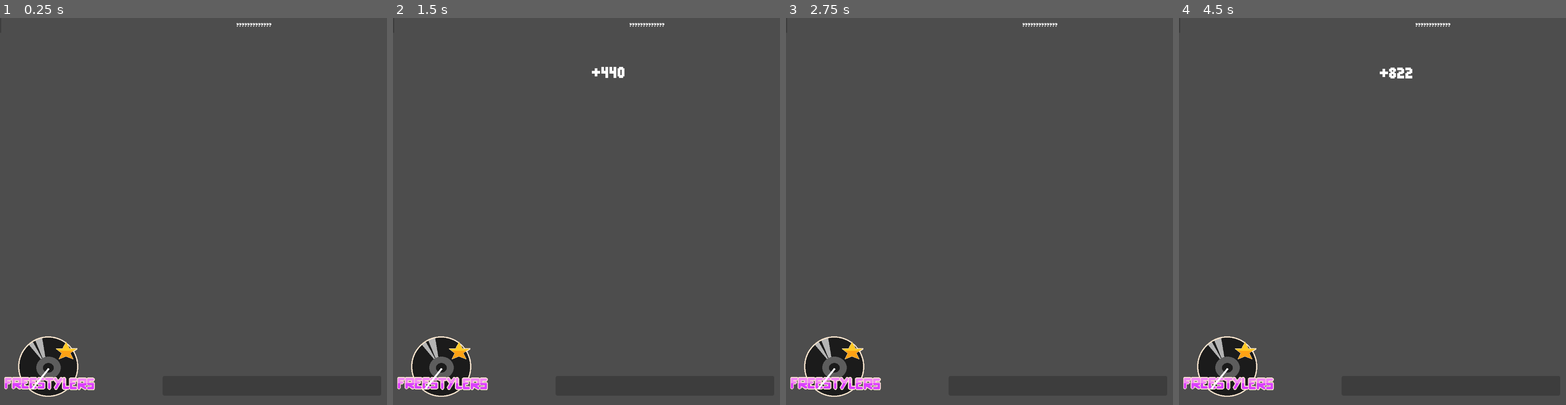
Above: before the commit, frames 1-4 (left to right).
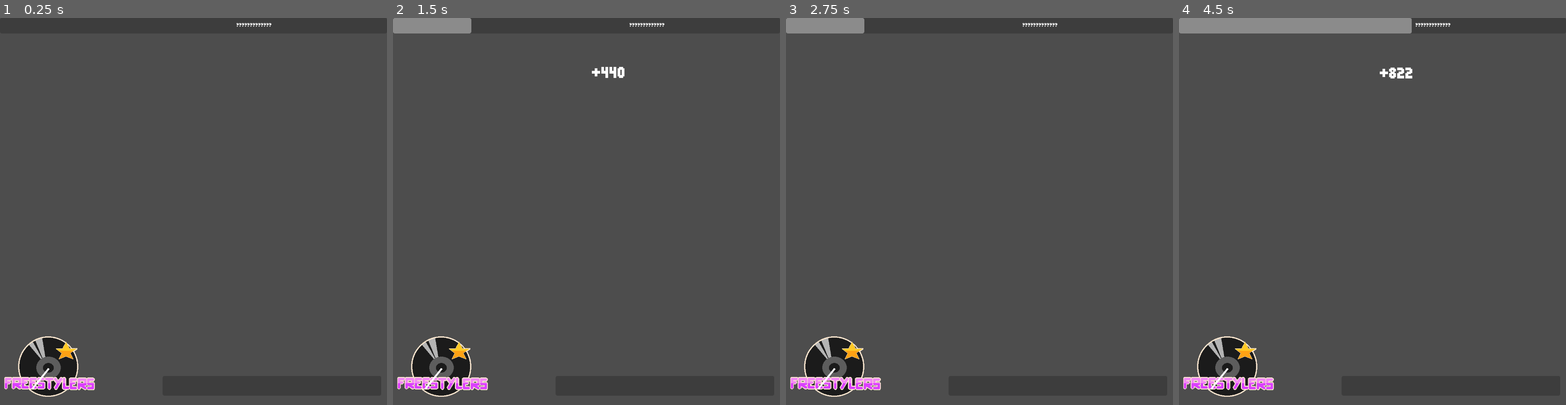
Above: after the commit, the same moments.

Repository: freesstylers/GoofyAhhCar
Game: Godot game, scene res://Assets/Scenes/UI test.tscn
Same seed, same stepped clock (60 frames per second), same inputs: the game is played once before the commit and once after it. The project has no main scene, so this scene is started directly.
Inputs:
- Up to frame 1 (0.25 s): no input
- Up to frame 2 (1.5 s): tap Enter at 0.5 s; hold Right (right) 0.53-1.28 s; tap Space (Accelerate) at 1.25 s; hold Down (back) from 1.28 s (still down)
- Up to frame 3 (2.75 s): release Down (back) at 2.03 s; hold Right (right) from 2.03 s (still down)
- Up to frame 4 (4.5 s): tap Enter at 2.75 s; release Right (right) at 2.78 s; hold Space (Accelerate) 2.78-3.53 s; hold Left (left) from 3.53 s (still down); tap Space (Accelerate) at 4.25 s

The runs differ from the first frame. In frame 2, 0.8% of the frame differs, in the area x 0-21%, y 0-4%; in frame 3, 0.8%; in frame 4, 2.4%, in the area x 0-61%, y 0-4%.

Commit message:
level up stuff

Diff:
--- a/clusy-cart/Assets/Prefabs/Game/Level Up Panel.tscn
+++ b/clusy-cart/Assets/Prefabs/Game/Level Up Panel.tscn
@@ -1,12 +1,17 @@
-[gd_scene format=3 uid="uid://bn0e6vrb0rly7"]
+[gd_scene load_steps=2 format=3 uid="uid://bn0e6vrb0rly7"]
+
+[ext_resource type="Script" path="res://Assets/Scripts/gameUI/Level Up Panel.gd" id="1_nhm8p"]
 
 [node name="level up menu" type="Panel"]
+process_mode = 3
+anchors_preset = -1
 anchor_left = 0.209375
 anchor_top = 0.288281
 anchor_right = 0.790625
 anchor_bottom = 0.711719
 grow_horizontal = 2
 grow_vertical = 2
+script = ExtResource("1_nhm8p")
 metadata/_edit_use_anchors_ = true
 
 [node name="title" type="Label" parent="."]
@@ -45,3 +50,7 @@
 [node name="levelUpOption3" type="Button" parent="option container"]
 layout_mode = 2
 size_flags_vertical = 3
+
+[connection signal="pressed" from="option container/levelUpOption" to="." method="buttonPress" binds= [0.0]]
+[connection signal="pressed" from="option container/levelUpOption2" to="." method="buttonPress" binds= [1.0]]
+[connection signal="pressed" from="option container/levelUpOption3" to="." method="buttonPress" binds= [2.0]]
--- a/clusy-cart/Assets/Scenes/UI test.tscn
+++ b/clusy-cart/Assets/Scenes/UI test.tscn
@@ -36,11 +36,11 @@
 grow_vertical = 0
 
 [node name="EXP bar" parent="Game UI" instance=ExtResource("3_t2hj1")]
-layout_mode = 0
-anchors_preset = 0
-anchor_right = 0.0
-offset_right = 4.0
-grow_horizontal = 1
+layout_mode = 1
+anchors_preset = -1
+anchor_bottom = 0.0398437
+offset_bottom = 0.0
+metadata/_edit_use_anchors_ = true
 
 [node name="speed meter" parent="Game UI" instance=ExtResource("2_ybaca")]
 layout_mode = 1
@@ -52,7 +52,6 @@
 [node name="level up menu" parent="Game UI" instance=ExtResource("4_ry28i")]
 visible = false
 layout_mode = 1
-anchors_preset = -1
 grow_horizontal = 1
 grow_vertical = 1
 
--- /dev/null
+++ b/clusy-cart/Assets/Scripts/gameUI/Level Up Panel.gd
@@ -0,0 +1,11 @@
+extends Panel
+
+enum Skills { maxSpeed, accel, handling }
+
+func buttonPress(btn : int):
+
+
+
+	get_tree().paused = false
+	visible = false
+	pass
--- a/clusy-cart/Assets/Scripts/gameUI/exp_bar.gd
+++ b/clusy-cart/Assets/Scripts/gameUI/exp_bar.gd
@@ -4,6 +4,7 @@
 # Called when the node enters the scene tree for the first time.
 func _ready():
 	Globals.exp_update.connect(expUpdate)
+	Globals.level_up.connect(levelUp)
 	max_value = Globals.GameMan.ExpNextLevel
 	pass # Replace with function body.
 
